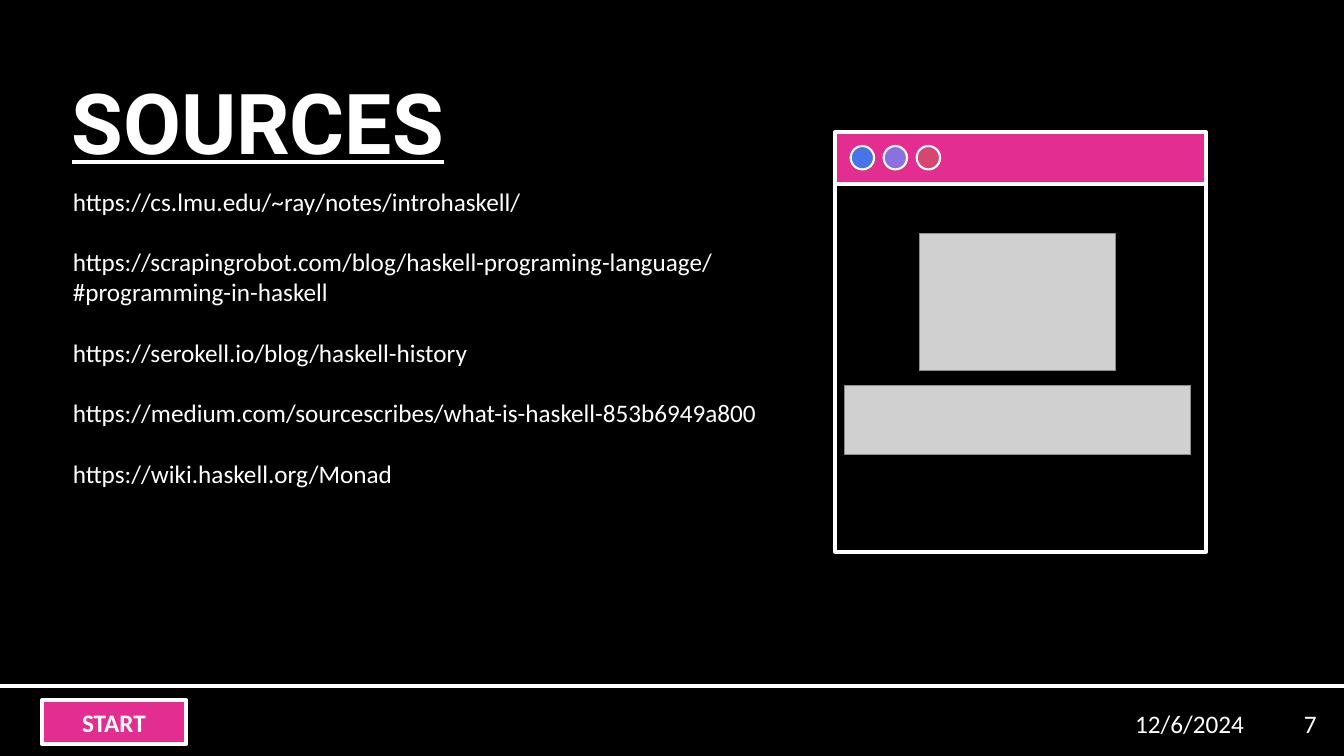
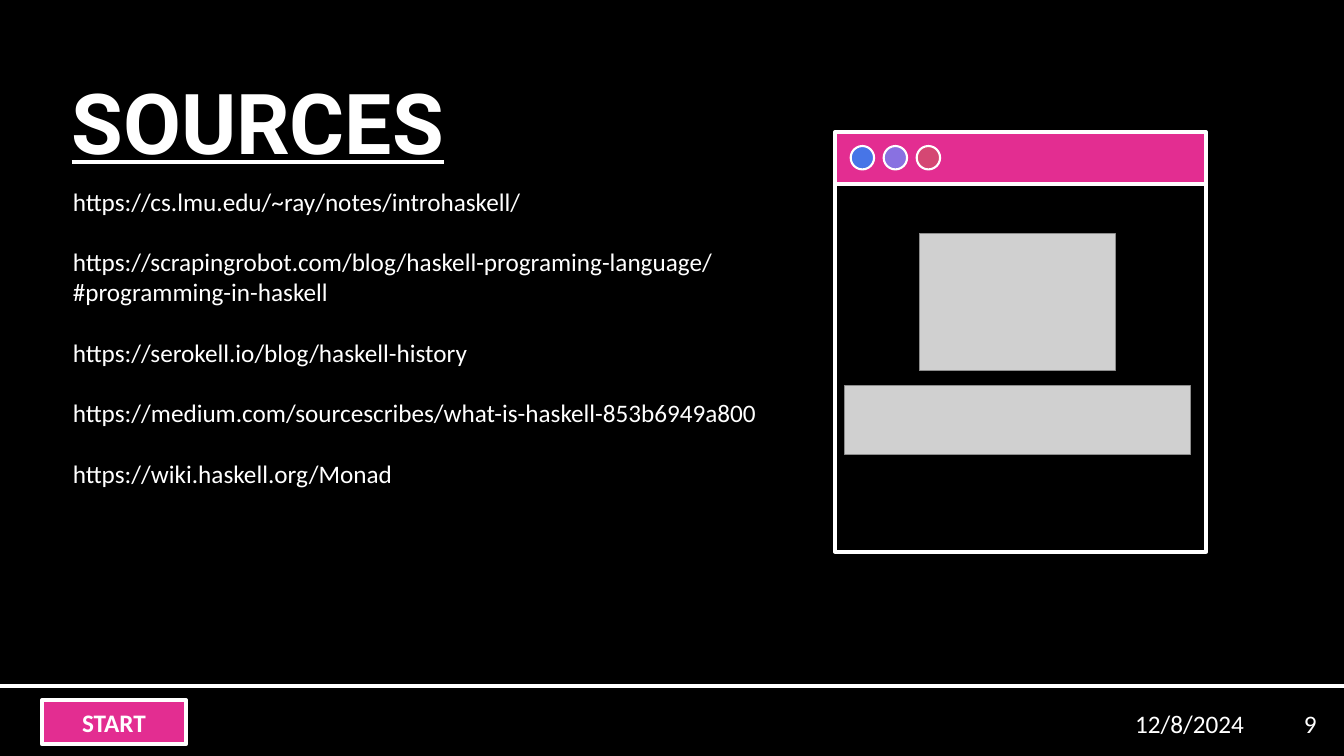
Before and after one commit to elenasx/languages-eeschmitt, a slide deck: slide 9 of presentation/haskell.pptx (slide 7 before the commit). Drawn at 1344x756 pixels with LibreOffice and Linux fonts; fonts in the diff are those of the drawing; grey boxes stand for pictures; background and template pictures are left out. Boxes give left, top, right and bottom in pixels: in the first picture for what was removed or moved away, otherwise in the second. Text is boxed around its words. In the diff, an @@ line names an element or a change of style, - is before the commit and + after.

```diff
--- a/presentation/haskell.pptx
+++ b/presentation/haskell.pptx
@@ text at (x1=1135, y1=715, x2=1244, y2=734): text changed @@
-12/6/2024
+12/8/2024
@@ page number at (x1=1304, y1=716, x2=1317, y2=733): text changed @@
-7
+9
```
Also in this commit, not shown: 4 other slides changed, 2 slides added, 8 other files.
